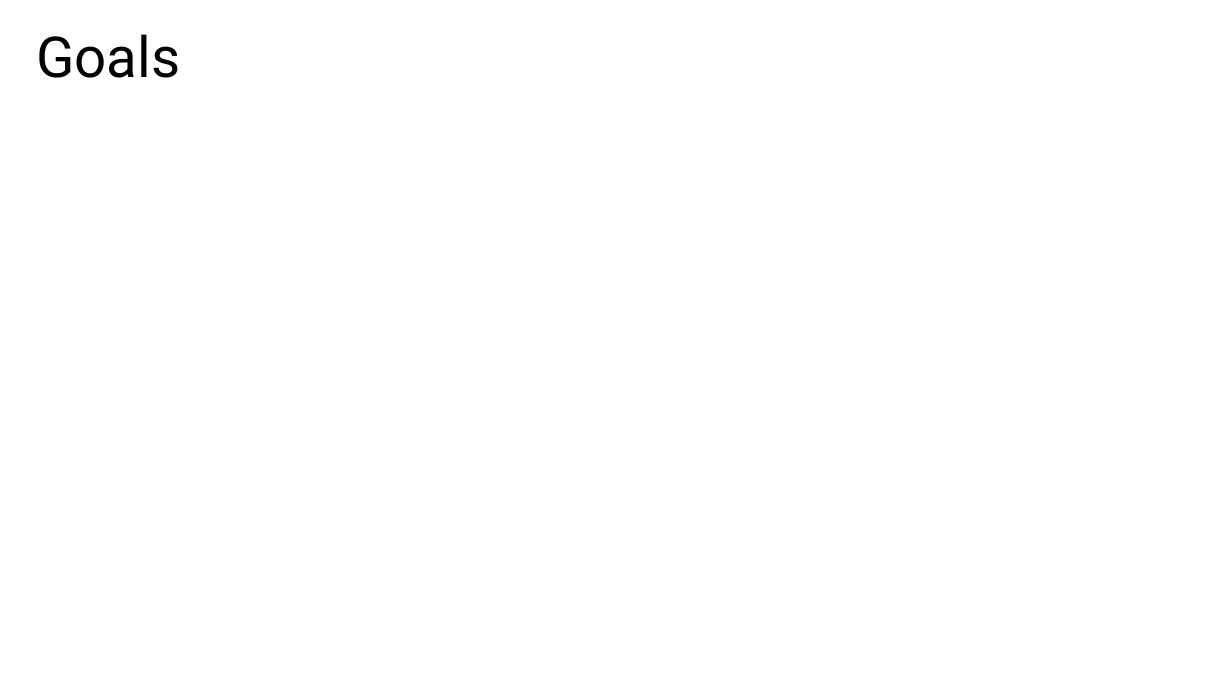
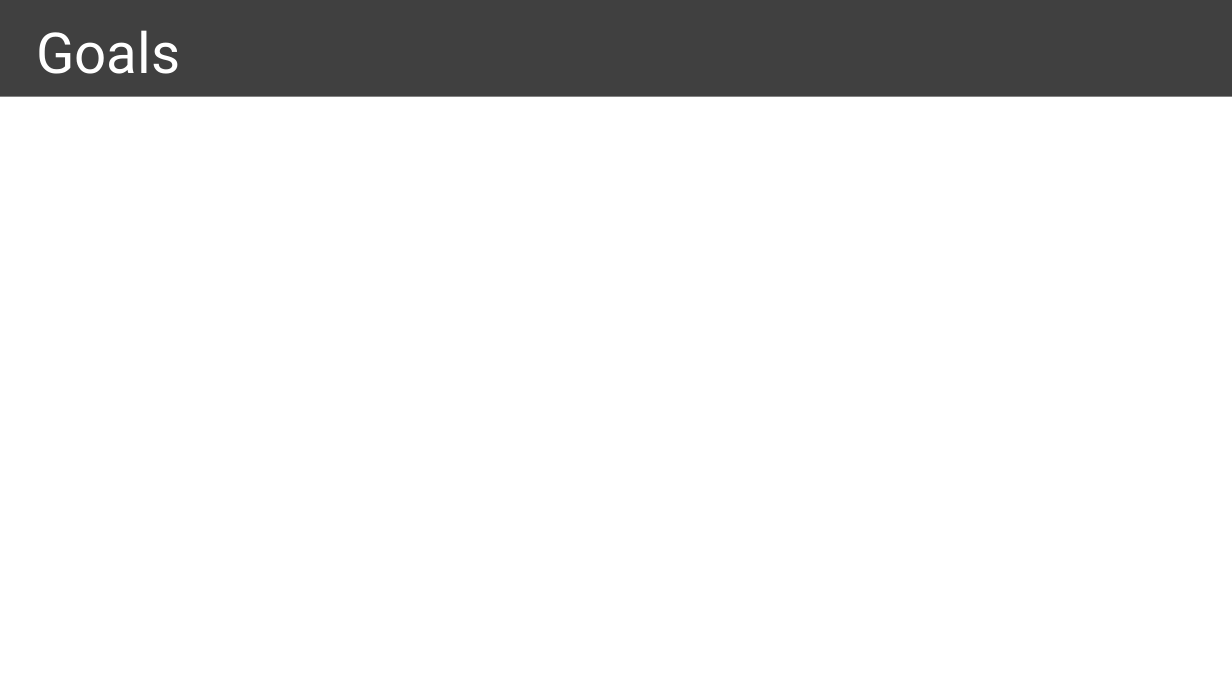
Before and after one commit to ymekesser/a-type-of-magic-presentation, a slide deck: slide 6 of a-type-of-magic.pptx. Drawn at 1232x693 pixels with LibreOffice and Linux fonts; fonts in the diff are those of the drawing. Boxes give left, top, right and bottom in pixels: in the first picture for what was removed or moved away, otherwise in the second. Text is boxed around its words. In the diff, an @@ line names an element or a change of style, - is before the commit and + after.

```diff
--- a/a-type-of-magic.pptx
+++ b/a-type-of-magic.pptx
@@ rectangle added at (0,0,1232,97), fill #404040 @@
@@ title "Goals" at (36,30,180,74): text colour #000000 to #FFFFFF @@
```
Also in this commit, not shown: 18 other slides changed.
